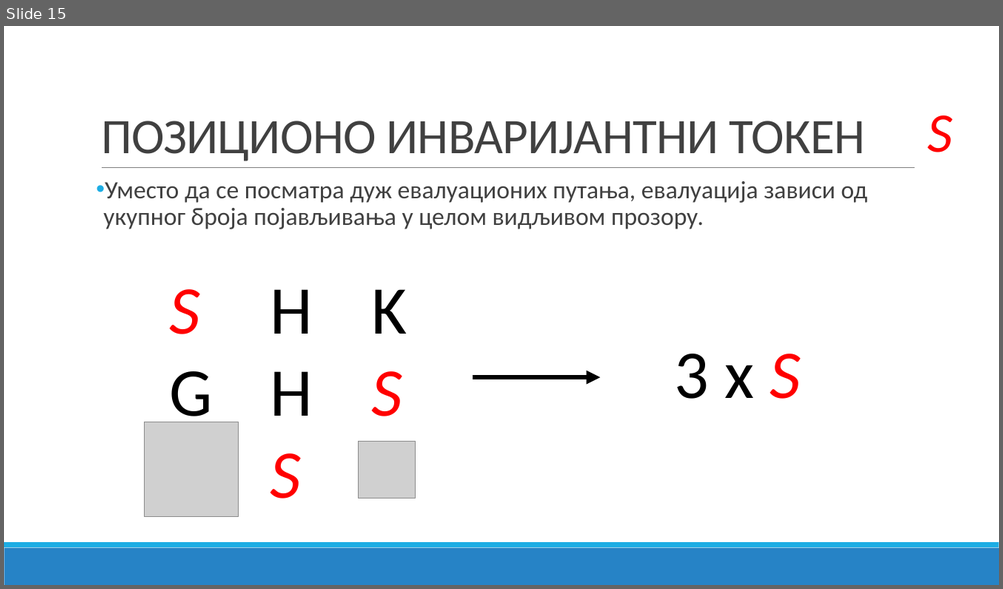
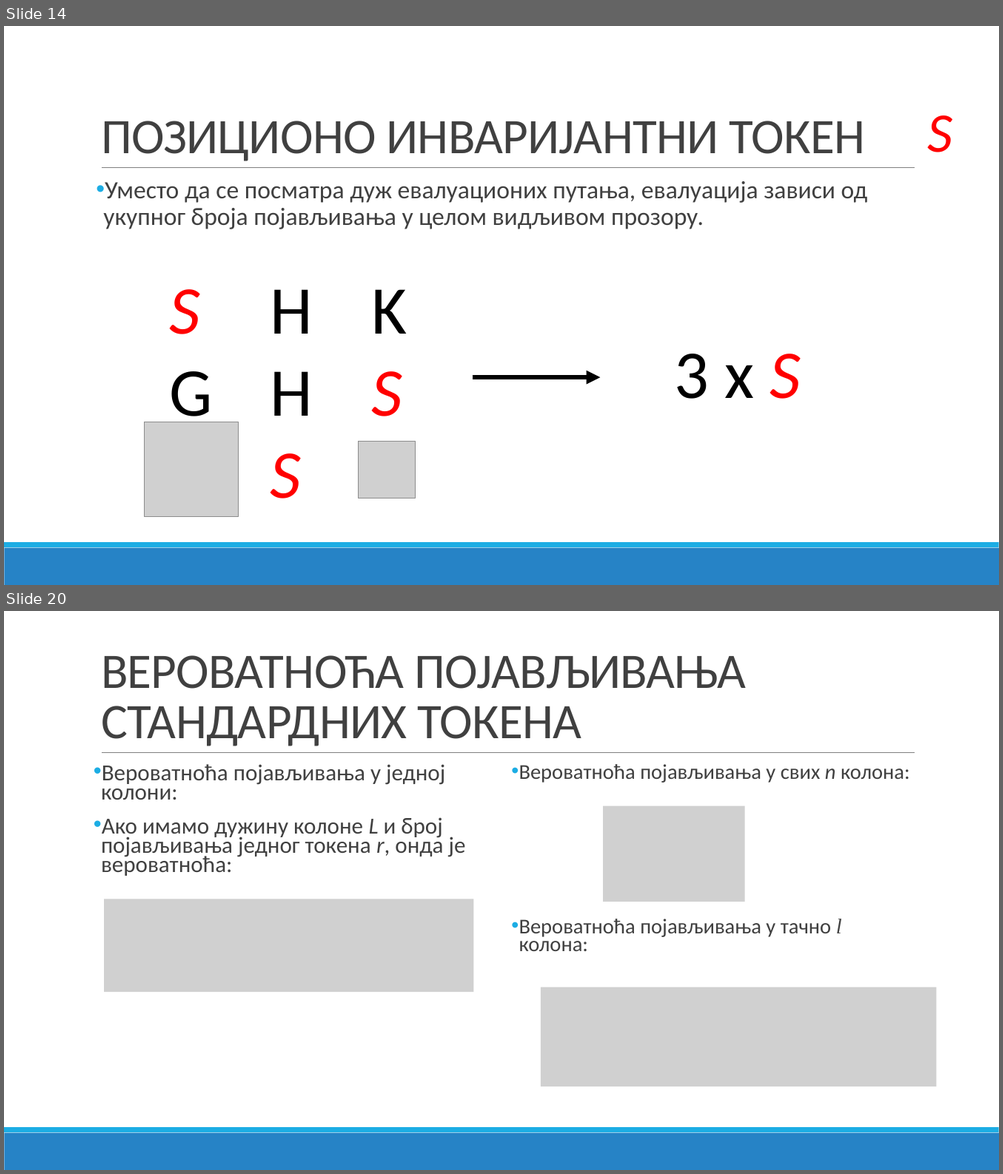
Before and after one commit to bxgda/diplomski-rad, a slide deck: PREZENTACIJA_JB.pptx. Shown one above the other, each under a label of ours: slide 15 before the commit, slides 14 and 20 after it; the slides between them are not shown. The pictures are 1003x589 and 1003x1174 pixels, drawn with LibreOffice and Linux fonts; fonts in the diff are those of the drawing; grey boxes stand for pictures. Boxes give left, top, right and bottom in pixels: in the first picture for what was removed or moved away, otherwise in the second. Text is boxed around its words. In the diff, an @@ line names an element or a change of style, - is before the commit and + after.

```diff
--- a/PREZENTACIJA_JB.pptx
+++ b/PREZENTACIJA_JB.pptx
@@ slide 20 added at [4,611,999,1170], background #FFFFFF; not listed: 3 template elements that a slide beside it also shows @@
@@ title added at [101,655,745,746], 48 pt, text #404040 @@
+ВЕРОВАТНОЋА ПОЈАВЉИВАЊА СТАНДАРДНИХ ТОКЕНА
@@ text added at [101,764,466,876], 22.2 pt, text #404040 @@
+• Вероватноћа појављивања у једној колони:
+• Ако имамо дужину колоне L и број појављивања једног токена r, онда је вероватноћа:
@@ text added at [519,764,910,951], 20.4 pt, text #404040 @@
+• Вероватноћа појављивања у свих n колона:
+• Вероватноћа појављивања у тачно l колона:
@@ picture added at [603,806,745,902] @@
@@ picture added at [104,899,473,992] @@
@@ picture added at [540,988,936,1087] @@
@@ what was slide 15 is now slide 14 @@
```
Also in this commit, not shown: 2 slides changed, 17 other slides added, 1 slide removed.
